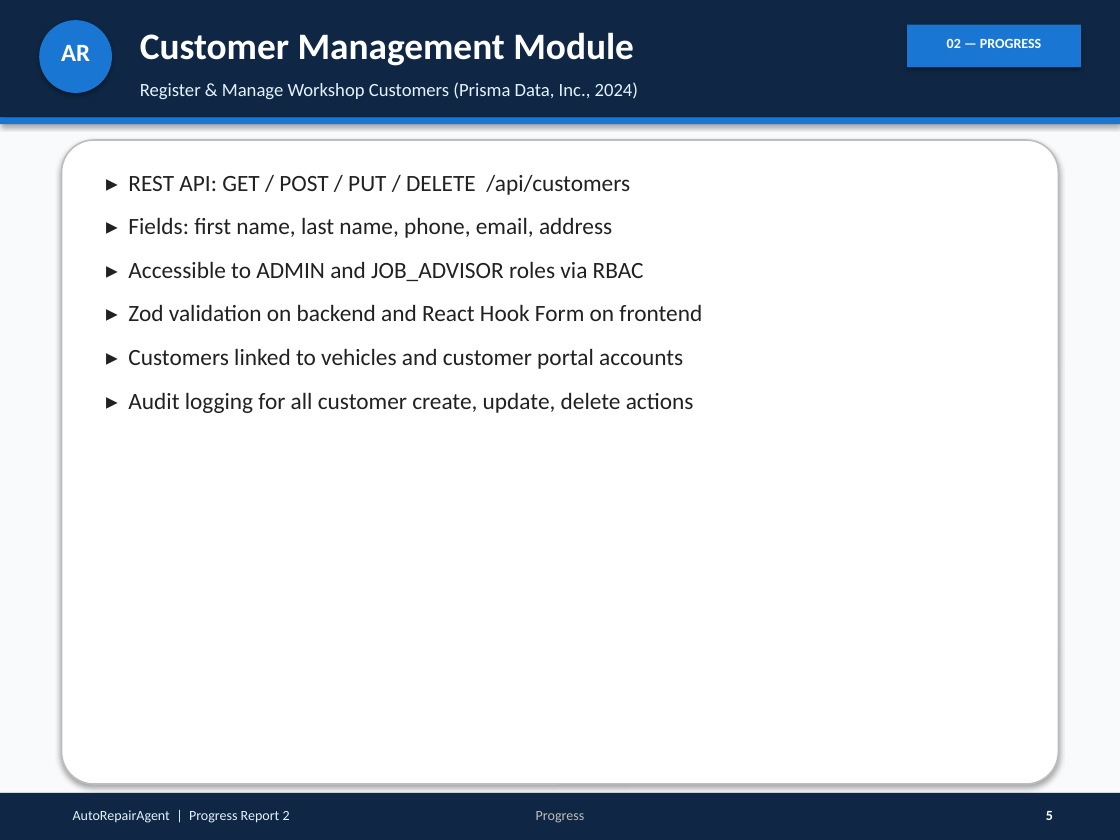
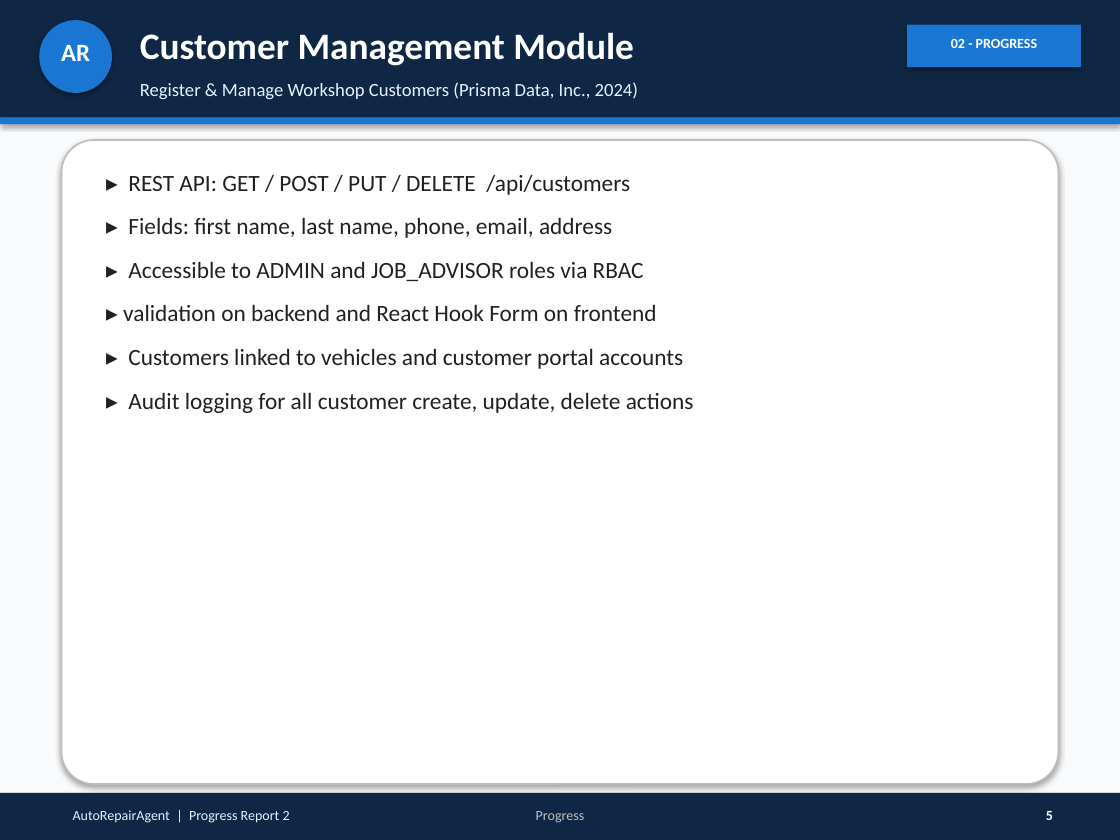
Before and after one commit to anish452/AutoWorkshop, a slide deck: slide 5 of docs/Progress_Report_2_AutoRepairAgent.pptx. Drawn at 1120x840 pixels with LibreOffice and Linux fonts; fonts in the diff are those of the drawing. Boxes give left, top, right and bottom in pixels: in the first picture for what was removed or moved away, otherwise in the second. Text is boxed around its words. In the diff, an @@ line names an element or a change of style, - is before the commit and + after.

```diff
--- a/docs/Progress_Report_2_AutoRepairAgent.pptx
+++ b/docs/Progress_Report_2_AutoRepairAgent.pptx
@@ text at bbox=[951, 39, 1037, 48]: text changed @@
-02 — PROGRESS
+02 - PROGRESS
@@ text at bbox=[123, 304, 657, 321]: text changed @@
-▸ Zod validation on backend and React Hook Form on frontend
+▸ validation on backend and React Hook Form on frontend
```
Also in this commit, not shown: 18 other slides changed, 1 slide removed, 15 other files.
